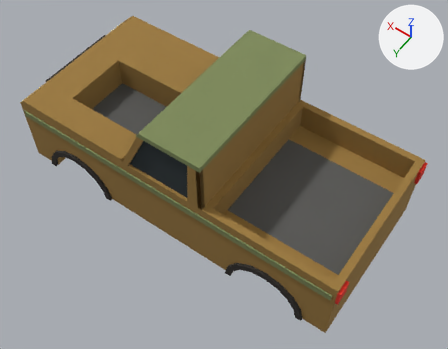
The glTF model public/models/base_scout.glb, before and after one commit.
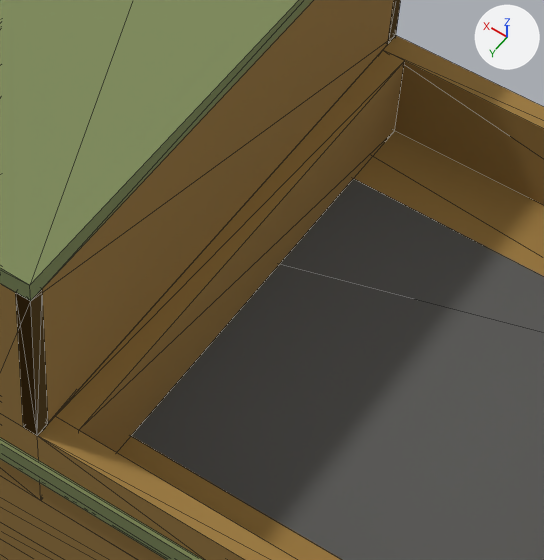
There are two pictures of each version: one whole from a 50 mm lens placed at (-3.41, 4.57, 6.75), pointed at (-0.34, 0.26, -0.02), one close up on the part from 43% to 76% of the width and 26% to 70% of the height. Lighting does not change. The marker at upper right points along +X, +Y and +Z. The first two pictures are the older version. The close-ups show mesh edges as thin lines. Vertices at exactly the same position are counted once.

The first close-up shows 'base_scout'.
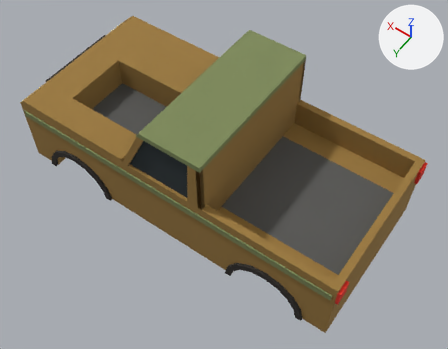
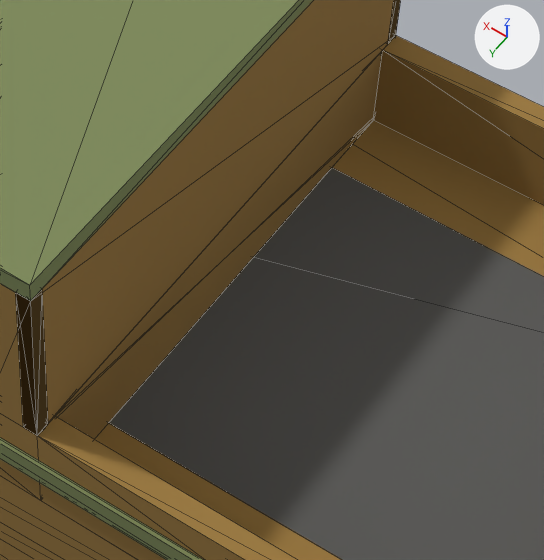
What the commit changed:
me_skin_l is used by ob_base_scout; location (0.0, 0.0, 0.0).
me_skin_l had 369 vertices, 744 faces and spanned x -2.6..2.6, y -1.21..1.21, z -0.67..1.27.
me_skin_l now has 365 vertices, 744 faces and spans x -2.6..2.6, y -1.21..1.21, z -0.67..1.27.
Part 1, on me_skin_l:
8 vertices are removed from x -0.75..-0.65, y -1.07..1.07, z 0.05..0.45.
12 faces are deleted.
4 vertices are added at (-0.55, -1.07, 0.05), (-0.55, -1.07, 0.45), (-0.55, 1.07, 0.05), (-0.55, 1.07, 0.45).
12 new faces join them, mat_paint (brown #9c7a3e).

Location of each change, (x1, y1, x2, y2) in pixels of the close-ups (544 x 560 px; the box of a moved part takes in the faces that stretch with it):
part 1 of me_skin_l, moved or reshaped: before (56, 50, 405, 453); after (56, 52, 382, 439)
